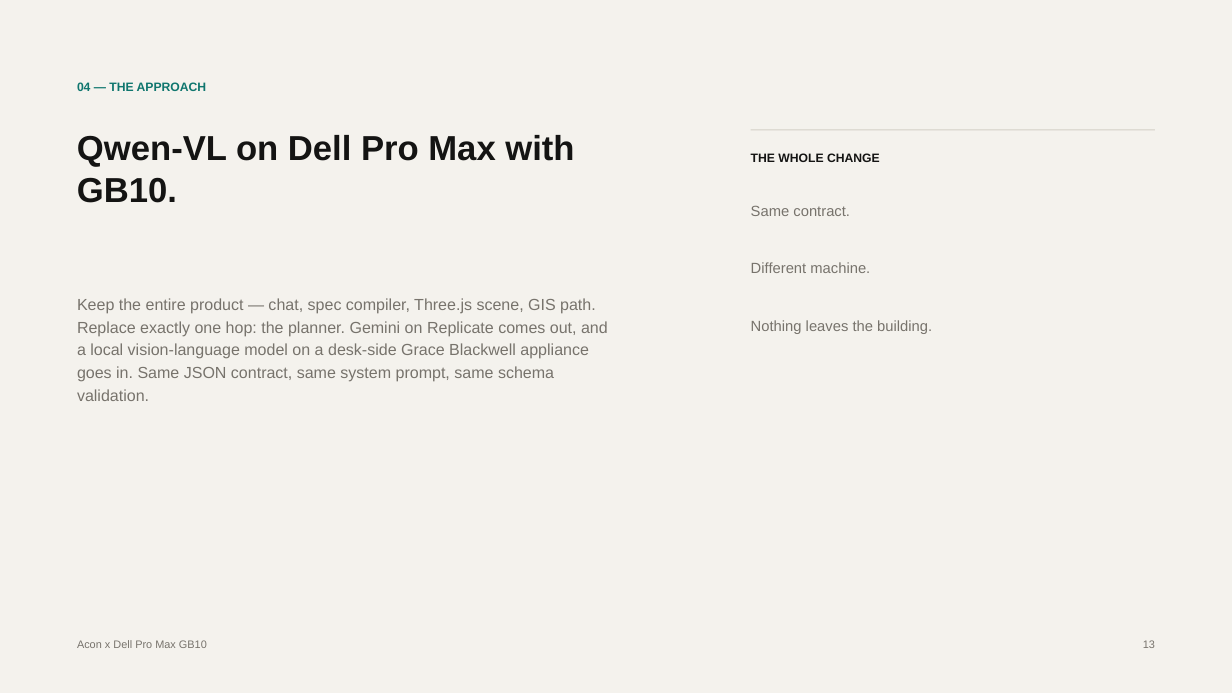
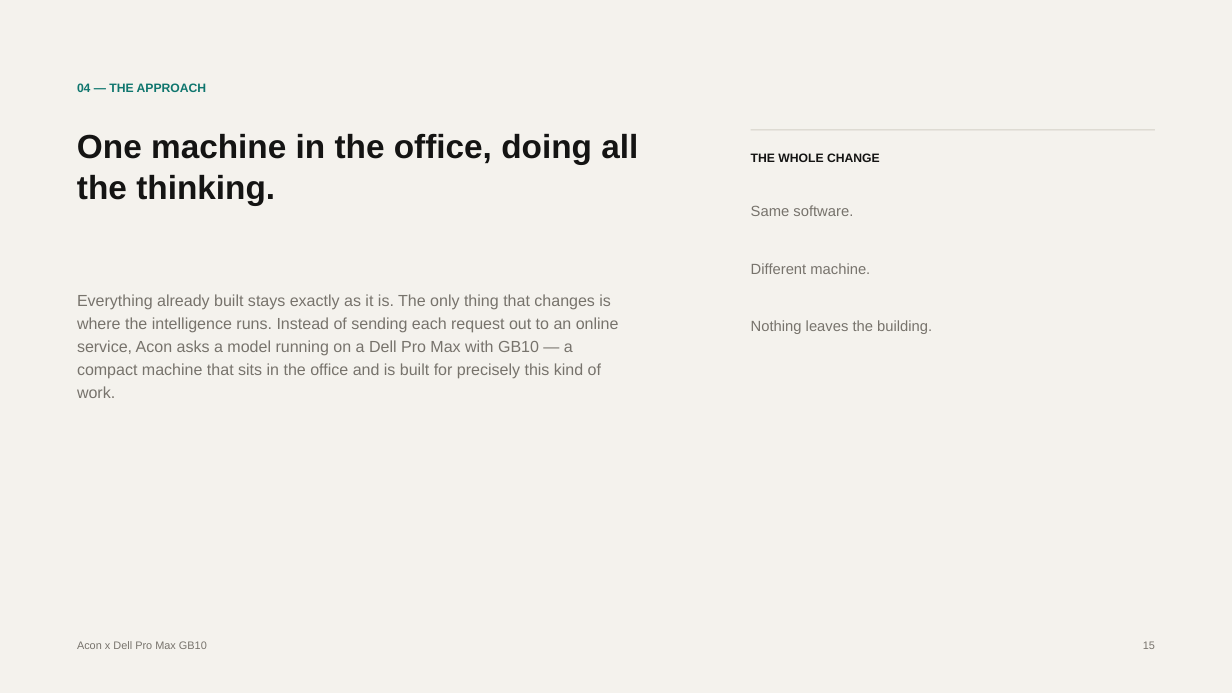
Before and after one commit to anishganapathi/A-con, a slide deck: slide 15 of docs/deck/acon-gb10-local-qwen-vl.pptx (slide 13 before the commit). Drawn at 1232x693 pixels with LibreOffice and Linux fonts; fonts in the diff are those of the drawing. Boxes give left, top, right and bottom in pixels: in the first picture for what was removed or moved away, otherwise in the second. Text is boxed around its words. In the diff, an @@ line names an element or a change of style, - is before the commit and + after.

```diff
--- a/docs/deck/acon-gb10-local-qwen-vl.pptx
+++ b/docs/deck/acon-gb10-local-qwen-vl.pptx
@@ text at [77, 134, 638, 205]: text changed; size 27 to 26 pt @@
-Qwen-VL on Dell Pro Max with GB10.
+One machine in the office, doing all the thinking.
@@ text at [751, 205, 853, 216]: text changed @@
-Same contract.
+Same software.
@@ text at [77, 294, 619, 398]: text changed @@
-Keep the entire product — chat, spec compiler, Three.js scene, GIS path. Replace exactly one hop: the planner. Gemini on Replicate comes out, and a local vision-language model on a desk-side Grace Blackwell appliance goes in. Same JSON contract, same system prompt, same schema validation.
+Everything already built stays exactly as it is. The only thing that changes is where the intelligence runs. Instead of sending each request out to an online service, Acon asks a model running on a Dell Pro Max with GB10 — a compact machine that sits in the office and is built for precisely this kind of work.
@@ text at [1143, 641, 1155, 649]: text changed @@
-13
+15
```
Also in this commit, not shown: 16 other slides changed, 10 slides added, 8 slides removed, 20 other files.
